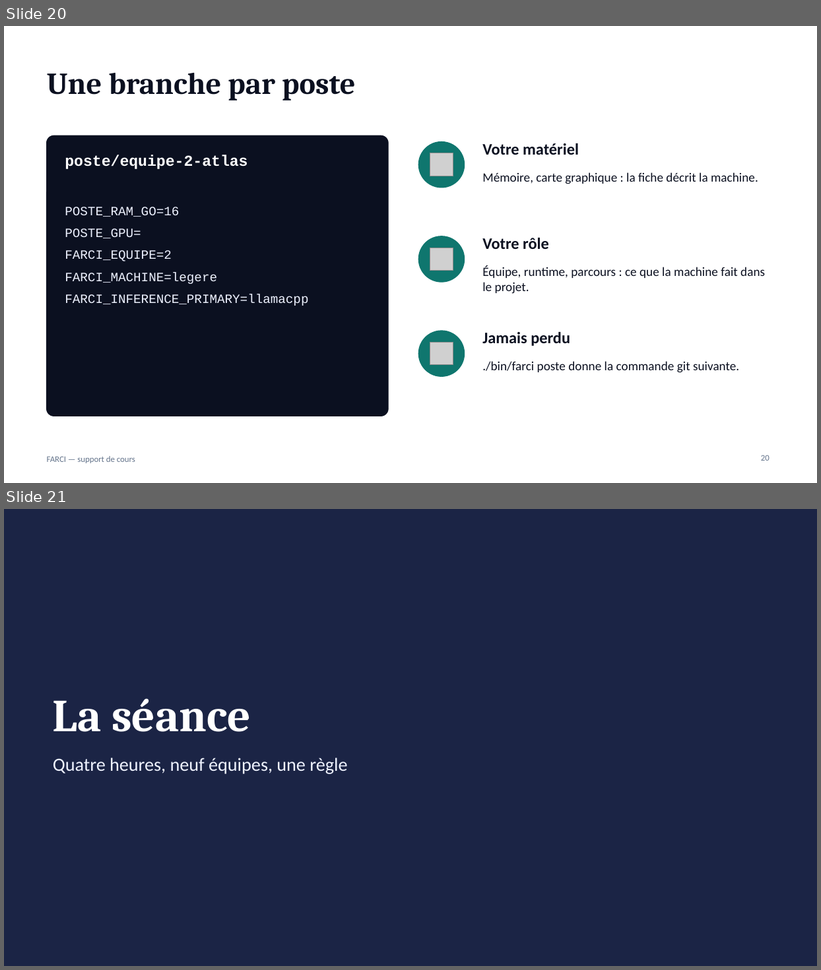
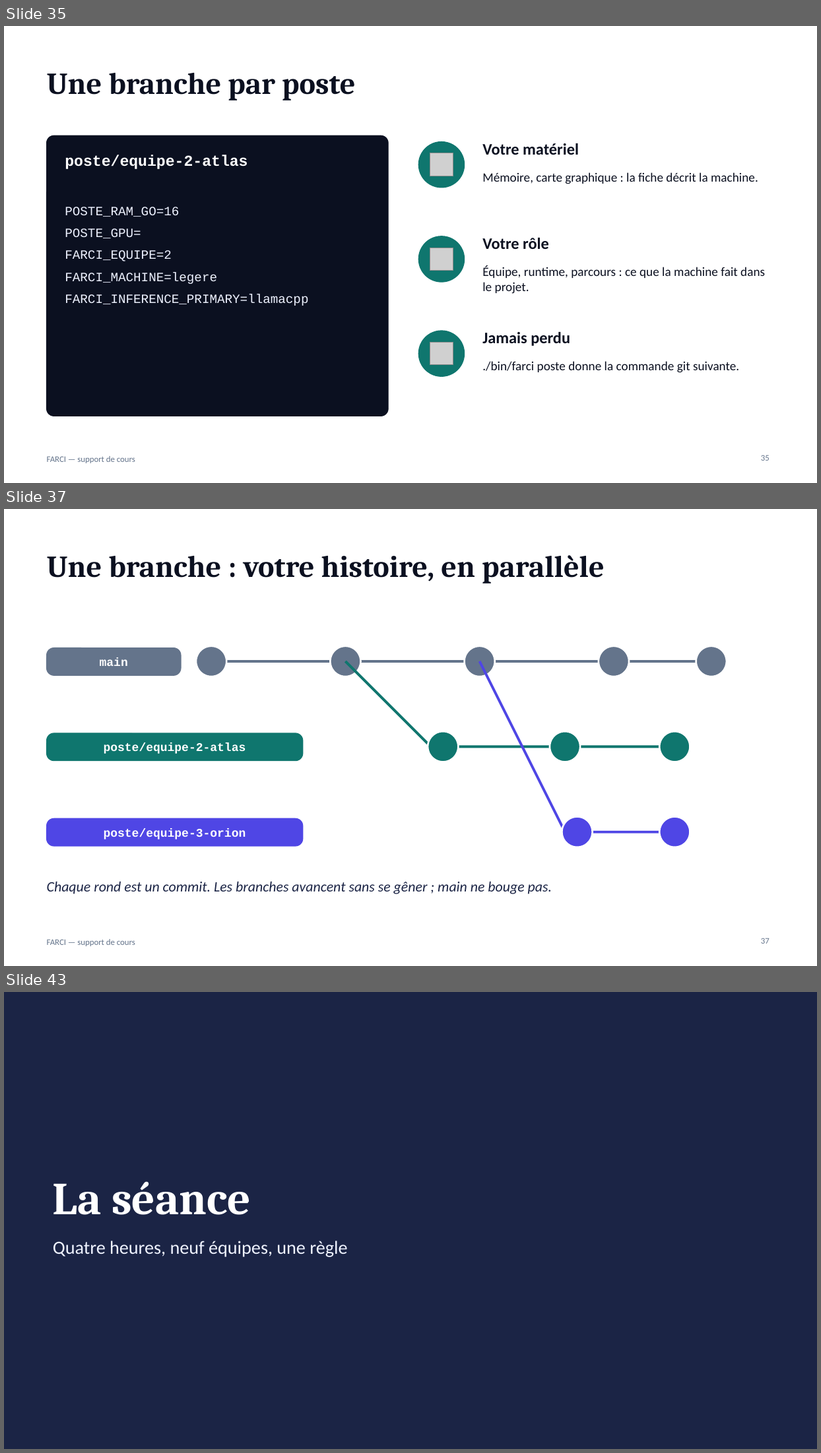
Before and after one commit to jdanion/FARCI, a slide deck: docs/support/FARCI-support-de-cours.pptx. Shown one above the other, each under a label of ours: slides 20 and 21 before the commit, slides 35, 37 and 43 after it; the slides between them are not shown. The pictures are 821x970 and 821x1453 pixels, drawn with LibreOffice and Linux fonts; fonts in the diff are those of the drawing; grey boxes stand for pictures. Boxes give left, top, right and bottom in pixels: in the first picture for what was removed or moved away, otherwise in the second. Text is boxed around its words. In the diff, an @@ line names an element or a change of style, - is before the commit and + after.

```diff
--- a/docs/support/FARCI-support-de-cours.pptx
+++ b/docs/support/FARCI-support-de-cours.pptx
@@ slide 37 added at (x1=4, y1=509, x2=817, y2=966), background #FFFFFF; not listed: 1 template element that a slide beside it also shows @@
@@ title added at (x1=47, y1=555, x2=605, y2=584), 36 pt, text #0B1020, bold @@
+Une branche : votre histoire, en parallèle
@@ ellipse added at (x1=196, y1=646, x2=226, y2=677), fill #64748B, outline #FFFFFF 2 pt @@
@@ ellipse added at (x1=330, y1=646, x2=361, y2=677), fill #64748B, outline #FFFFFF 2 pt @@
@@ ellipse added at (x1=465, y1=646, x2=495, y2=677), fill #64748B, outline #FFFFFF 2 pt @@
@@ ellipse added at (x1=599, y1=646, x2=629, y2=677), fill #64748B, outline #FFFFFF 2 pt @@
@@ ellipse added at (x1=696, y1=646, x2=727, y2=677), fill #64748B, outline #FFFFFF 2 pt @@
@@ rounded rectangle added at (x1=47, y1=648, x2=181, y2=675), fill #64748B, outline #64748B 1 pt @@
@@ text added at (x1=100, y1=658, x2=128, y2=666), 14 pt, text #FFFFFF, bold @@
+main
@@ line added from (199, 661) to (724, 661), #64748B 3 pt @@
@@ line added from (346, 661) to (431, 747), #0F766E 3 pt @@
@@ line added from (480, 661) to (565, 832), #4F46E5 3 pt @@
@@ rounded rectangle added at (x1=47, y1=733, x2=303, y2=761), fill #0F766E, outline #0F766E 1 pt @@
@@ text added at (x1=104, y1=743, x2=246, y2=754), 14 pt, text #FFFFFF, bold @@
+poste/equipe-2-atlas
@@ ellipse added at (x1=428, y1=731, x2=459, y2=762), fill #0F766E, outline #FFFFFF 2 pt @@
@@ ellipse added at (x1=550, y1=731, x2=580, y2=762), fill #0F766E, outline #FFFFFF 2 pt @@
@@ ellipse added at (x1=660, y1=731, x2=690, y2=762), fill #0F766E, outline #FFFFFF 2 pt @@
@@ line added from (431, 747) to (687, 747), #0F766E 3 pt @@
@@ rounded rectangle added at (x1=47, y1=819, x2=303, y2=846), fill #4F46E5, outline #4F46E5 1 pt @@
@@ ellipse added at (x1=562, y1=817, x2=593, y2=848), fill #4F46E5, outline #FFFFFF 2 pt @@
@@ ellipse added at (x1=660, y1=817, x2=690, y2=848), fill #4F46E5, outline #FFFFFF 2 pt @@
@@ text added at (x1=104, y1=828, x2=246, y2=840), 14 pt, text #FFFFFF, bold @@
+poste/equipe-3-orion
@@ line added from (565, 832) to (687, 832), #4F46E5 3 pt @@
@@ text added at (x1=47, y1=882, x2=552, y2=894), 17 pt, text #1B2445, italic @@
+Chaque rond est un commit. Les branches avancent sans se gêner ; main ne bouge pas.
@@ page number added at (x1=761, y1=938, x2=770, y2=944), 10 pt, text #64748B @@
+37
@@ what was slide 20 is now slide 35 @@
@@ page number at (x1=761, y1=455, x2=770, y2=461): text changed @@
-20
+35
@@ what was slide 21 is now slide 43 @@
```
Also in this commit, not shown: 3 slides changed, 21 other slides added, 4 other files.
